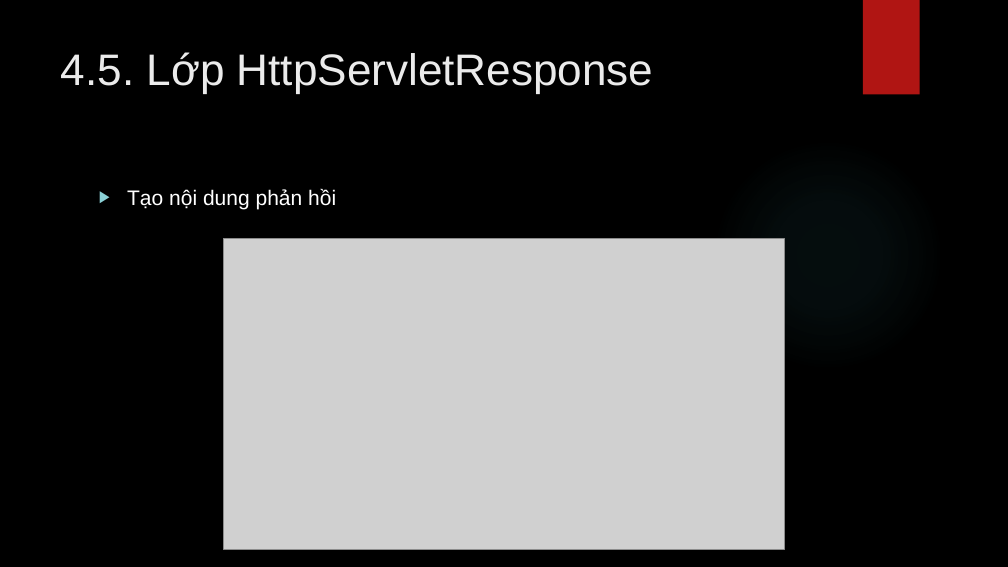
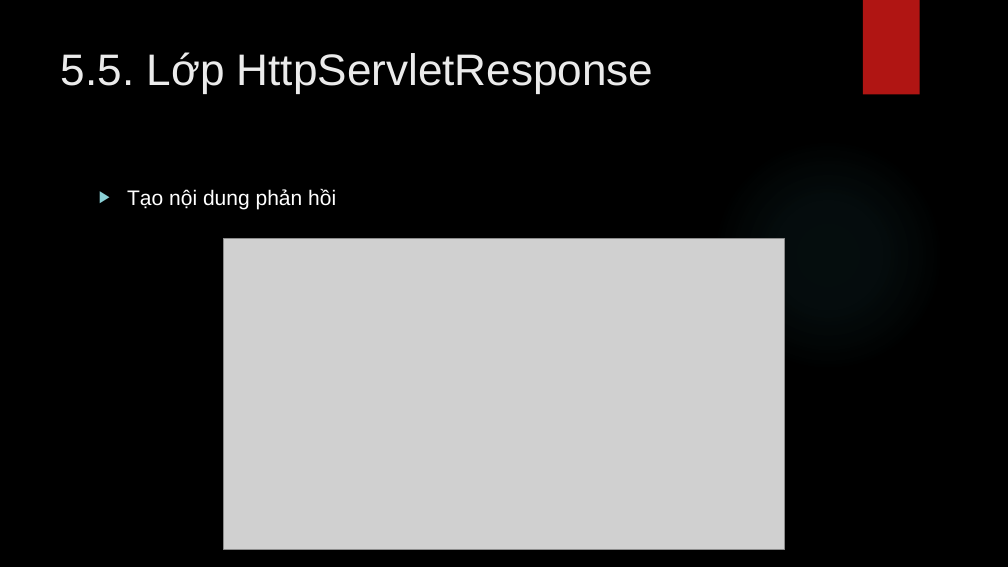
Before and after one commit to lequochai26/GDUTraining_Basic_Java_Web_Development, a slide deck: slide 28 of Slides/Day_7_1.pptx (slide 27 before the commit). Drawn at 1008x567 pixels with LibreOffice and Linux fonts; fonts in the diff are those of the drawing; grey boxes stand for pictures; background and template pictures are left out. Boxes give left, top, right and bottom in pixels: in the first picture for what was removed or moved away, otherwise in the second. Text is boxed around its words. In the diff, an @@ line names an element or a change of style, - is before the commit and + after.

```diff
--- a/Slides/Day_7_1.pptx
+++ b/Slides/Day_7_1.pptx
@@ title at (x1=61, y1=52, x2=653, y2=93): text changed @@
-4.5. Lớp HttpServletResponse
+5.5. Lớp HttpServletResponse
```
Also in this commit, not shown: 15 other slides changed, 1 slide added.
